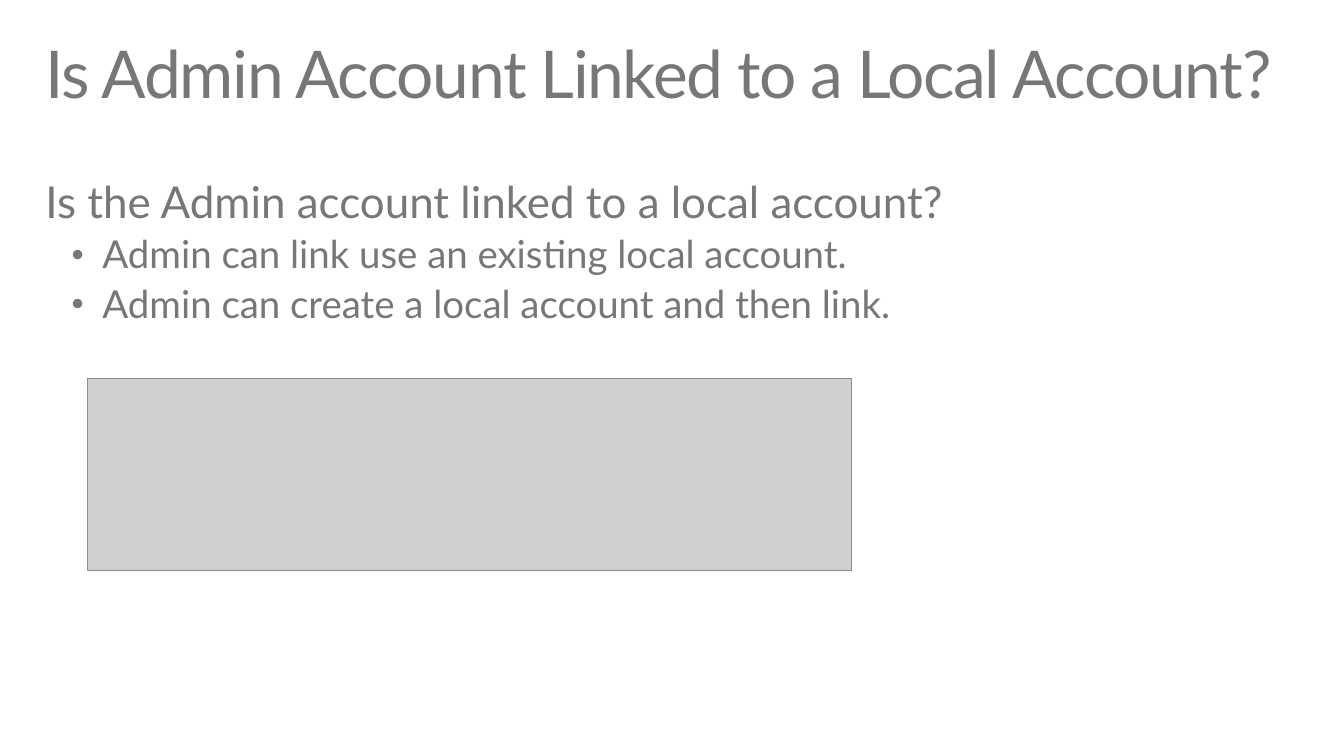
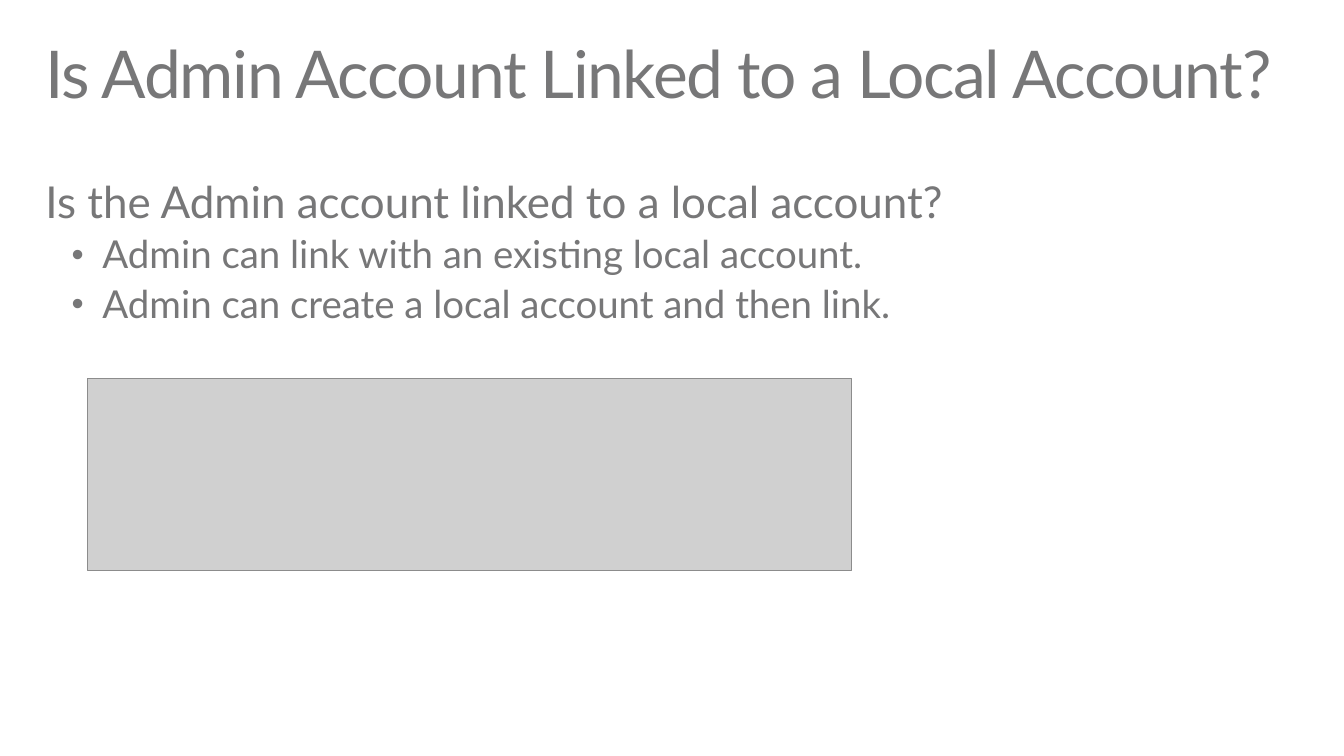
Before and after one commit to pdechaine12/O365-EDU-AspNetMVC-Samples, a slide deck: slide 6 of EDU GRAPH-API Demo Script.pptx. Drawn at 1344x756 pixels with LibreOffice and Linux fonts; fonts in the diff are those of the drawing; grey boxes stand for pictures. Boxes give left, top, right and bottom in pixels: in the first picture for what was removed or moved away, otherwise in the second. Text is boxed around its words. In the diff, an @@ line names an element or a change of style, - is before the commit and + after.

```diff
--- a/EDU GRAPH-API Demo Script.pptx
+++ b/EDU GRAPH-API Demo Script.pptx
@@ text at [102, 239, 862, 275]: text changed @@
-  • Admin can link use an existing local account.
+  • Admin can link with an existing local account.
```
Also in this commit, not shown: 5 other slides changed, 1 slide removed, 48 other files.
